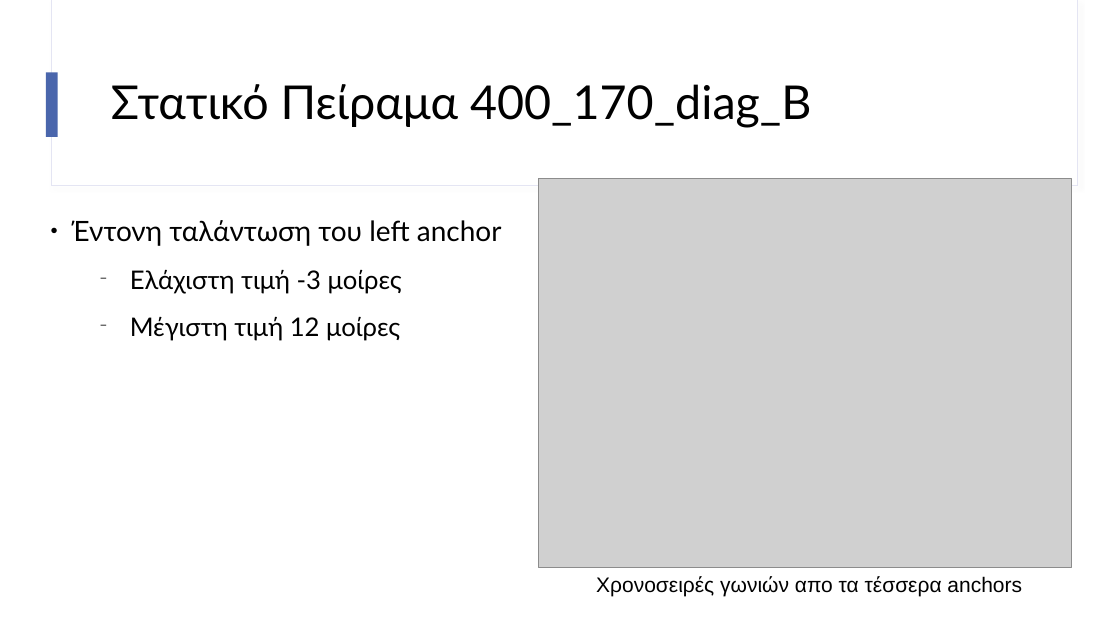
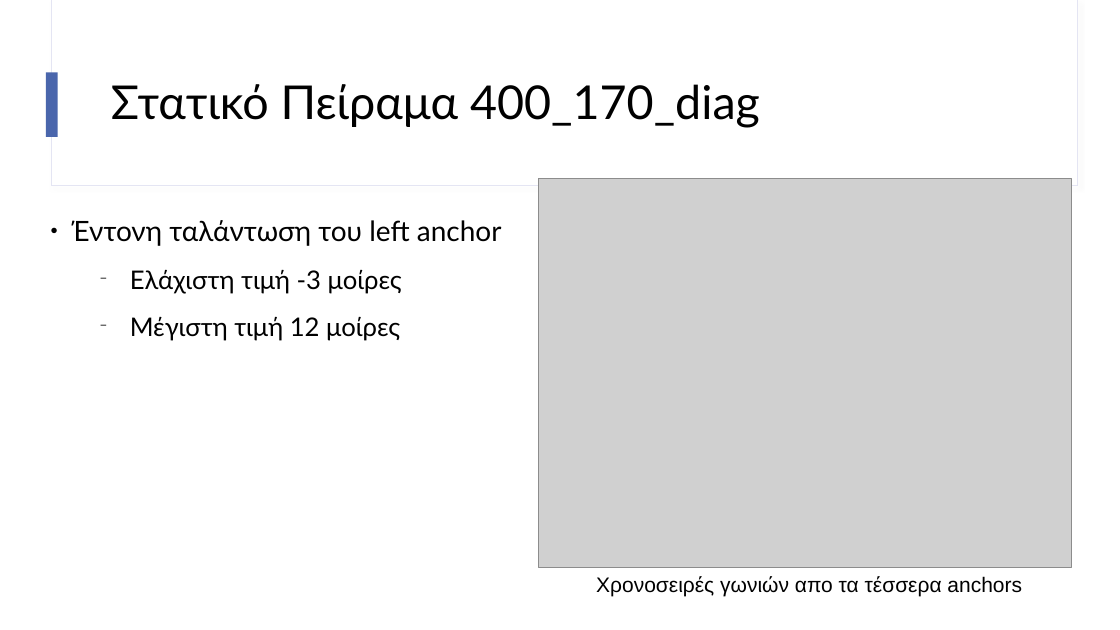
Before and after one commit to imanthoc/thesis, a slide deck: slide 16 of report/powerpoint/my_parousiasi.odp (slide 21 before the commit). Drawn at 1120x630 pixels with LibreOffice and Linux fonts; fonts in the diff are those of the drawing; grey boxes stand for pictures. Boxes give left, top, right and bottom in pixels: in the first picture for what was removed or moved away, otherwise in the second. Text is boxed around its words. In the diff, an @@ line names an element or a change of style, - is before the commit and + after.

```diff
--- a/report/powerpoint/my_parousiasi.odp
+++ b/report/powerpoint/my_parousiasi.odp
@@ title at bbox=[111, 84, 760, 128]: text changed @@
-Στατικό Πείραμα 400_170_diag_B
+Στατικό Πείραμα 400_170_diag
```
Also in this commit, not shown: 27 other slides changed, 5 slides removed, 4 other files.
